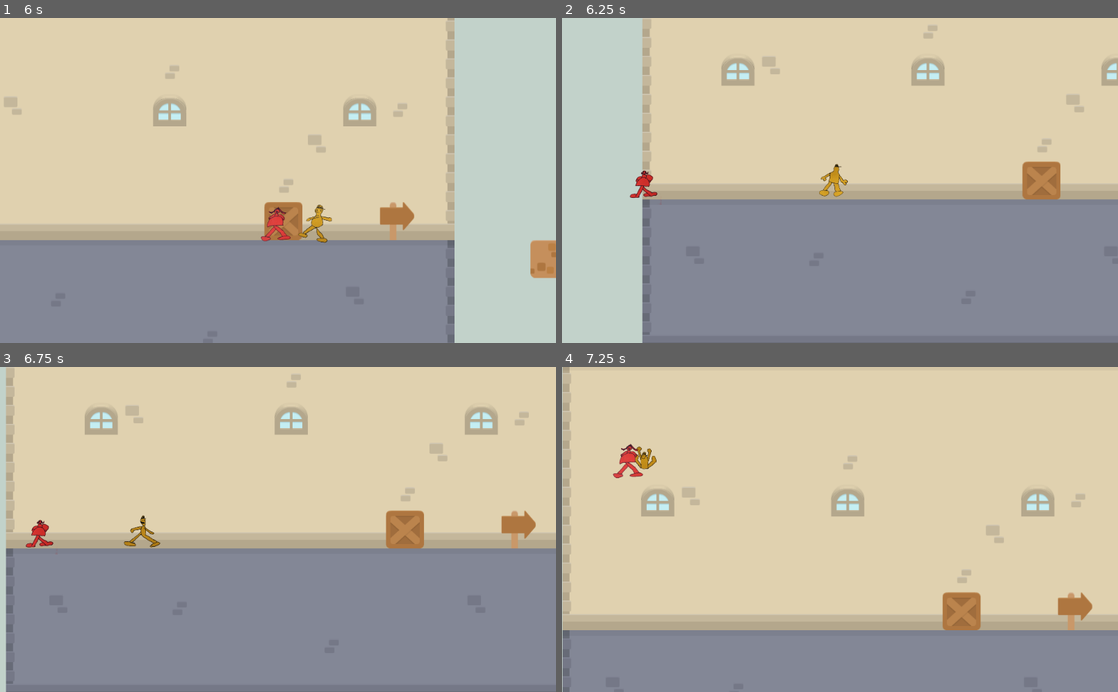
Above: before the commit, frames 1-4 (two rows, left to right).
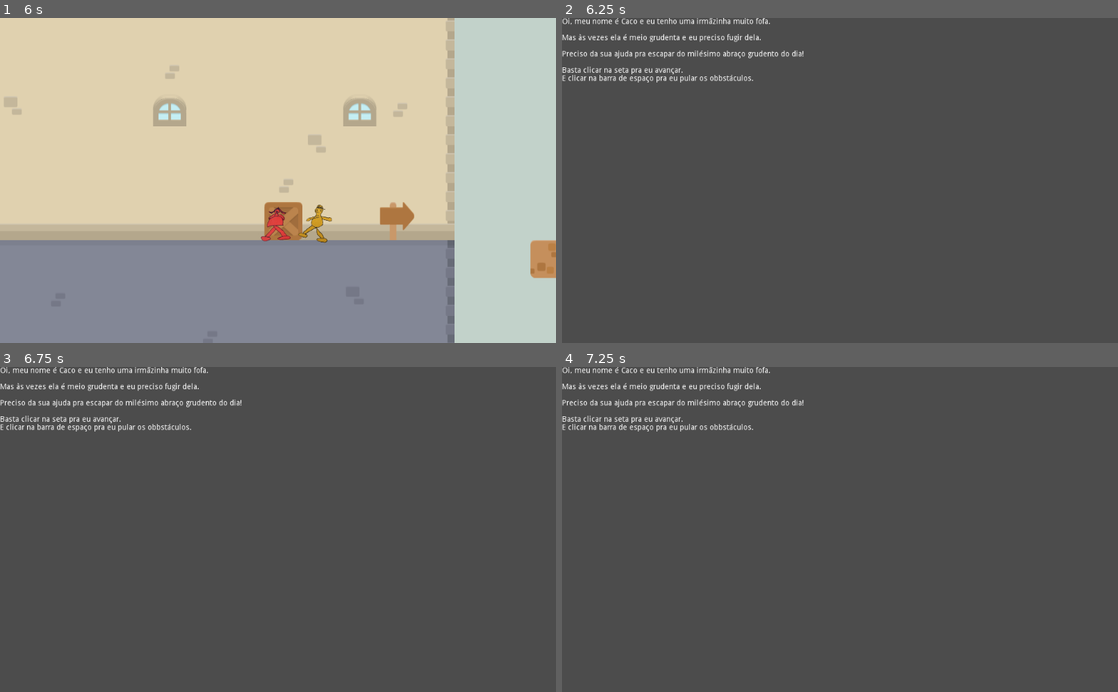
Above: after the commit, the same moments.

Repository: bernardodesousa/alert-little-sister
Game: Godot game, scene res://level1.tscn
Two runs of this game, one before a commit and one after it. Both use one fixed random seed, a clock stepped at 60 frames per second and the inputs below. Before the commit the project has no main scene; this scene is started directly in both runs.
Inputs:
- Up to frame 1 (6 s): hold Right (right) 0.53-2.03 s; tap Space (jump) at 0.77, 1.52, 3.02, 3.77, 4.52 s; hold Left (left) 2.03-2.78 s; hold Right (right) 2.78-4.28 s; hold Left (left) 4.28-5.03 s; hold Right (right) 5.03-5.78 s; hold Left (left) from 5.78 s (still down)
- Up to frame 2 (6.25 s): keep holding Left (left); tap Space (jump) at 6.02 s
- Up to frame 3 (6.75 s): keep holding Left (left)
- Up to frame 4 (7.25 s): keep holding Left (left); tap Space (jump) at 6.77 s

Frame 1 is identical in both runs. In frame 2, 100% of the frame differs, in the area x 0-100%, y 0-100%; in frame 3, 100%; in frame 4, 100%.

Commit message:
Add empty level 2

Diff:
--- a/Caco.gd
+++ b/Caco.gd
@@ -29,4 +29,4 @@
 
 
 func _on_fallzone_body_entered(_body):
-	get_tree().change_scene("res://level1.tscn")
+	get_tree().change_scene("res://intro.tscn")
--- a/Caco_animation.tres
+++ b/Caco_animation.tres
@@ -7,11 +7,6 @@
 
 [resource]
 animations = [ {
-"frames": [ ExtResource( 3 ) ],
-"loop": true,
-"name": "air",
-"speed": 5.0
-}, {
 "frames": [ ExtResource( 4 ), ExtResource( 2 ) ],
 "loop": true,
 "name": "walk",
@@ -21,4 +16,9 @@
 "loop": true,
 "name": "iddle",
 "speed": 5.0
+}, {
+"frames": [ ExtResource( 3 ) ],
+"loop": true,
+"name": "air",
+"speed": 5.0
 } ]
--- a/level1.gd
+++ b/level1.gd
@@ -4,4 +4,4 @@
 	$Sister.position.y = $Caco.position.y
 
 	if $Sister.position.x >= $Caco.position.x:
-		get_tree().change_scene("res://level1.tscn")
+		get_tree().change_scene("res://intro.tscn")
--- /dev/null
+++ b/level2.tscn
@@ -0,0 +1,75 @@
+[gd_scene load_steps=10 format=2]
+
+[ext_resource path="res://level1.gd" type="Script" id=1]
+[ext_resource path="res://walls_tileset.tres" type="TileSet" id=2]
+[ext_resource path="res://floor_tileset.tres" type="TileSet" id=3]
+[ext_resource path="res://wall_objects_tileset.tres" type="TileSet" id=4]
+[ext_resource path="res://obstacle_tileset.tres" type="TileSet" id=5]
+[ext_resource path="res://Caco.tscn" type="PackedScene" id=6]
+[ext_resource path="res://Sister.tscn" type="PackedScene" id=7]
+[ext_resource path="res://assets/images/bg.png" type="Texture" id=8]
+
+[sub_resource type="RectangleShape2D" id=1]
+extents = Vector2( 7424, 63.9999 )
+
+[node name="Level2" type="Node2D"]
+script = ExtResource( 1 )
+
+[node name="walls" type="TileMap" parent="."]
+tile_set = ExtResource( 2 )
+cell_size = Vector2( 70, 70 )
+format = 1
+
+[node name="wall_objects" type="TileMap" parent="."]
+tile_set = ExtResource( 4 )
+cell_size = Vector2( 70, 70 )
+format = 1
+
+[node name="floor" type="TileMap" parent="."]
+tile_set = ExtResource( 3 )
+cell_size = Vector2( 70, 70 )
+format = 1
+
+[node name="obstacles" type="TileMap" parent="."]
+tile_set = ExtResource( 5 )
+cell_size = Vector2( 70, 70 )
+format = 1
+
+[node name="Caco" parent="." instance=ExtResource( 6 )]
+position = Vector2( 350, 455 )
+
+[node name="Camera2D" type="Camera2D" parent="Caco"]
+current = true
+limit_left = 0
+limit_top = -500
+limit_right = 21316
+limit_bottom = 1366
+limit_smoothed = true
+drag_margin_h_enabled = true
+drag_margin_v_enabled = true
+smoothing_enabled = true
+drag_margin_left = 0.5
+editor_draw_limits = true
+
+[node name="Sister" parent="." instance=ExtResource( 7 )]
+position = Vector2( 1.36494, 459.775 )
+
+[node name="ParallaxBackground" type="ParallaxBackground" parent="."]
+
+[node name="background" type="ParallaxLayer" parent="ParallaxBackground"]
+motion_mirroring = Vector2( 1536, 1536 )
+
+[node name="Sprite" type="Sprite" parent="ParallaxBackground/background"]
+scale = Vector2( 6, 6 )
+texture = ExtResource( 8 )
+centered = false
+
+[node name="fallzone" type="Area2D" parent="."]
+position = Vector2( 7009.61, 1289.24 )
+__meta__ = {
+"_edit_group_": true
+}
+
+[node name="CollisionShape2D" type="CollisionShape2D" parent="fallzone"]
+shape = SubResource( 1 )
+[connection signal="body_entered" from="fallzone" to="Caco" method="_on_fallzone_body_entered"]
--- a/project.godot
+++ b/project.godot
@@ -16,6 +16,7 @@
 [application]
 
 config/name="Alert! Little Sister"
+run/main_scene="res://intro.tscn"
 config/icon="res://icon.png"
 
 [input]
